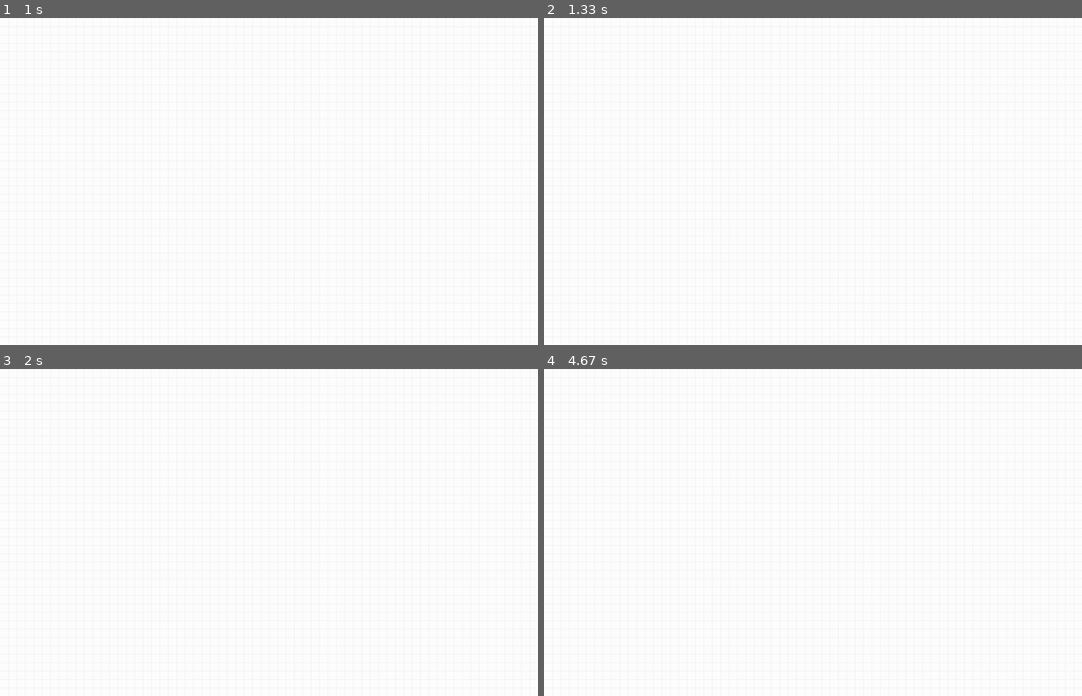
Above: before the commit, frames 1-4 (two rows, left to right).
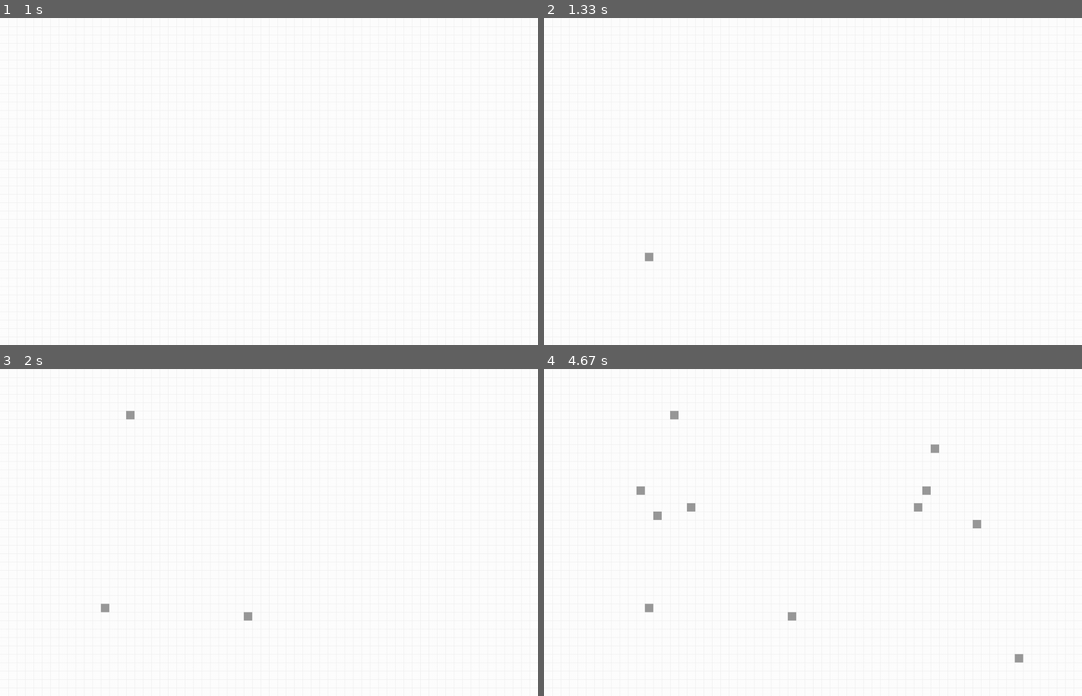
Above: after the commit, the same moments.

Repository: SchArthur/py_game_of_life
Game: pygame game, started from life.py
Two runs of this game, one before a commit and one after it. Both use one fixed random seed, a clock stepped at 60 frames per second and the inputs below.
Inputs (mouse positions are in pixels of both pictures, inside the frame that each line leads up to):
- Up to frame 1 (1 s): click (269, 181) at 0.38 s; tap Space at 0.67 s
- Up to frame 2 (1.33 s): click (646, 256) at 1.05 s
- Up to frame 3 (2 s): click (129, 411) at 1.38 s; click (242, 617) at 1.72 s
- Up to frame 4 (4.67 s): click (1017, 656) at 2.05 s; click (920, 506) at 2.38 s; click (979, 525) at 2.72 s; click (646, 489) at 3.05 s; click (931, 450) at 3.38 s; click (656, 512) at 3.72 s; click (694, 506) at 4.05 s; click (925, 489) at 4.38 s

Frame 1 is identical in both runs. In frame 2, less than 0.1% of the frame differs, in the area x 18-21%, y 71-75%; in frame 3, 0.1%; in frame 4, 0.5%, in the area x 17-90%, y 12-90%.

Commit message:
pause game lorsqu'on place une cellule

Diff:
--- a/life.py
+++ b/life.py
@@ -46,6 +46,7 @@
                     if (event.key == pygame.K_a) and not self.autoPlay:
                         self.CellGrid.UpdateAll()
                 if event.type == pygame.MOUSEBUTTONDOWN:
+                    self.autoPlay = False
                     pos = pygame.mouse.get_pos()
                     mouse_click_coords = (pos[0]//tilesize,pos[1]//tilesize)
                     cell_key = str(str(mouse_click_coords[0]) + ',' + str(mouse_click_coords[1]))
